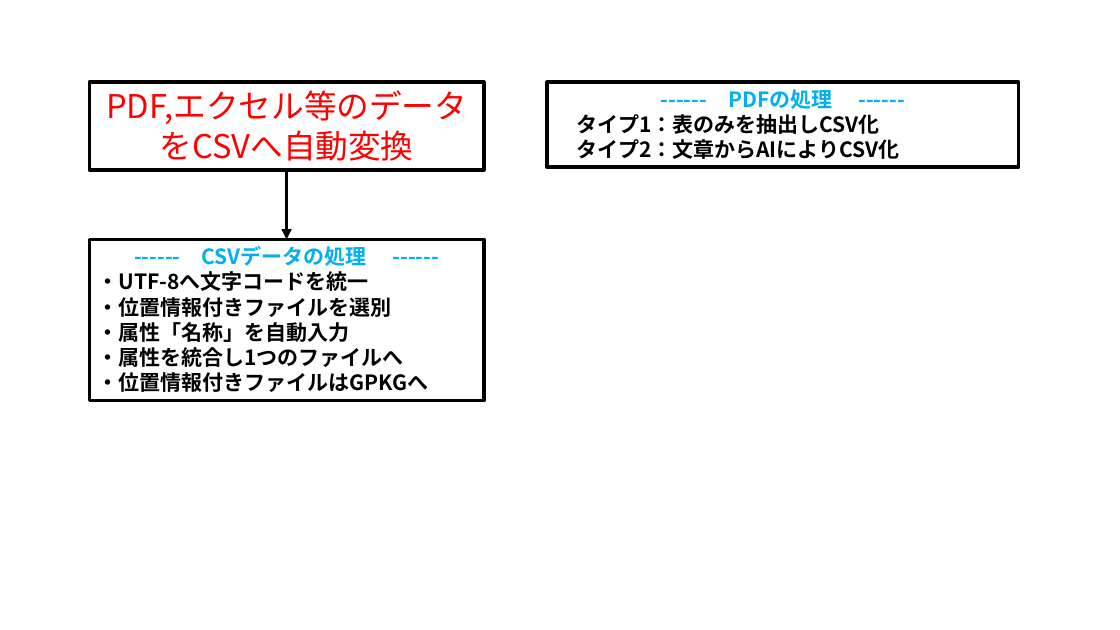
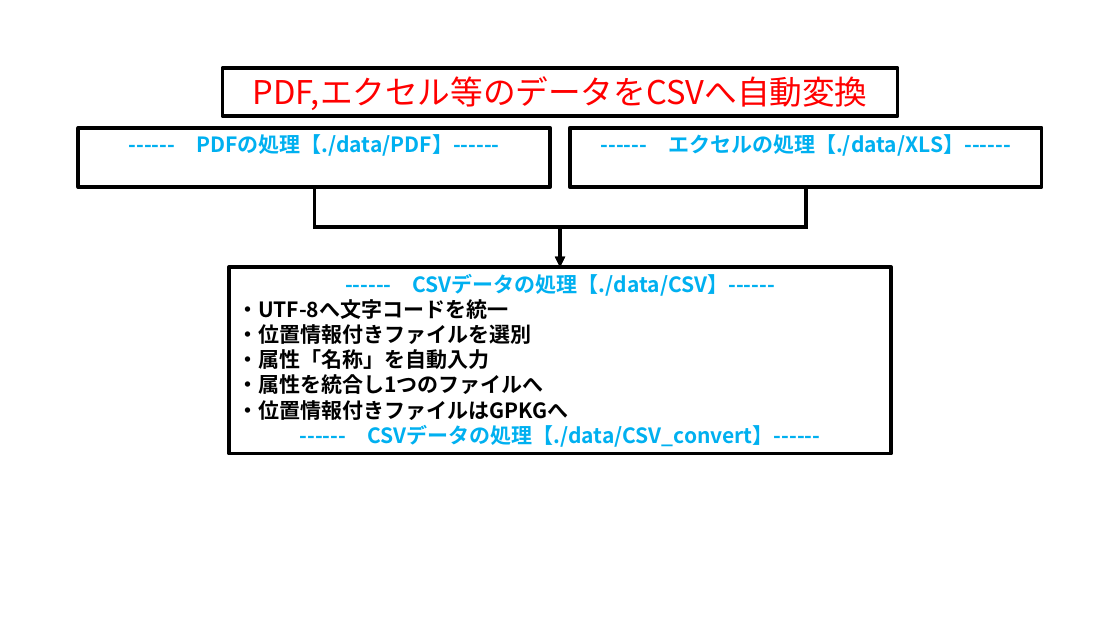
Before and after one commit to yamamoto-ryuzo/TokyoOD_downloader, a slide deck: slide 2 of readme.pptx. Drawn at 1120x630 pixels with LibreOffice and Linux fonts; fonts in the diff are those of the drawing. Boxes give left, top, right and bottom in pixels: in the first picture for what was removed or moved away, otherwise in the second. Text is boxed around its words. In the diff, an @@ line names an element or a change of style, - is before the commit and + after.

```diff
--- a/readme.pptx
+++ b/readme.pptx
@@ rectangle "PDF,エクセル等のデータをCSVへ自動変換": place and size @@
-rectangle "PDF,エクセル等のデータをCSVへ自動変換" at (89, 82, 484, 170)
+rectangle "PDF,エクセル等のデータをCSVへ自動変換" at (223, 68, 898, 116)
@@ text in rectangle at (253, 76, 868, 110): text changed @@
-PDF,エクセル等のデータ
-をCSVへ自動変換
+PDF,エクセル等のデータをCSVへ自動変換
@@ rectangle removed at (547, 82, 1019, 167) @@
------- PDFの処理 ------
-タイプ1：表のみを抽出しCSV化
-タイプ2：文章からAIによりCSV化
@@ rectangle added at (78, 128, 550, 187), outline #000000 3 pt, 18 pt, text #00B0F0, bold @@
+------ PDFの処理【./data/PDF】------
@@ rectangle added at (570, 128, 1042, 187), outline #000000 3 pt, 18 pt, text #00B0F0, bold @@
+------ エクセルの処理【./data/XLS】------
@@ arrow removed from (287, 170) to (287, 239) @@
@@ elbow arrow added from (314, 187) to (560, 267), #000000 3 pt @@
@@ elbow arrow added from (806, 187) to (560, 267), #000000 3 pt @@
@@ rectangle "------ CSVデータの処理【./data/CSV】------": place and size @@
-rectangle "------ CSVデータの処理【./data/CSV】------" at (89, 239, 484, 401)
+rectangle "------ CSVデータの処理【./data/CSV】------" at (229, 267, 891, 454)
@@ text in rectangle at (413, 274, 775, 296): text changed @@
------- CSVデータの処理 ------
+------ CSVデータの処理【./data/CSV】------
@@ text in rectangle at (367, 425, 820, 447): paragraph added @@
+------ CSVデータの処理【./data/CSV_convert】------
```
Also in this commit, not shown: 1 other slide changed, 3 other files.
